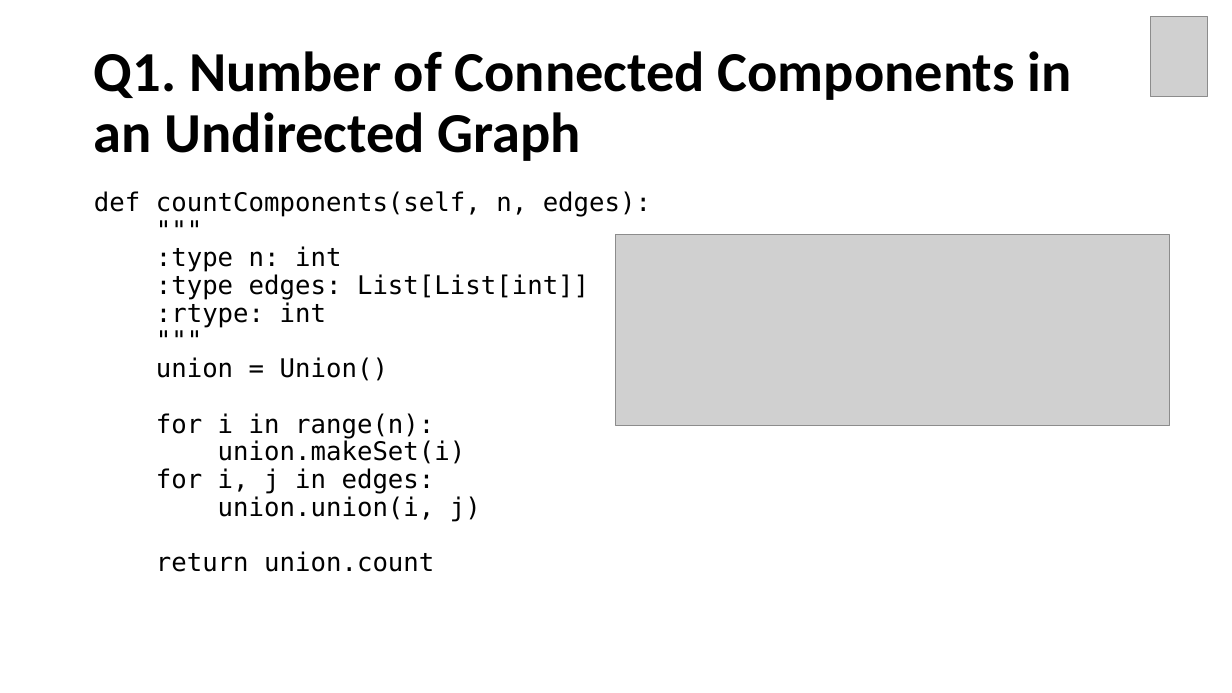
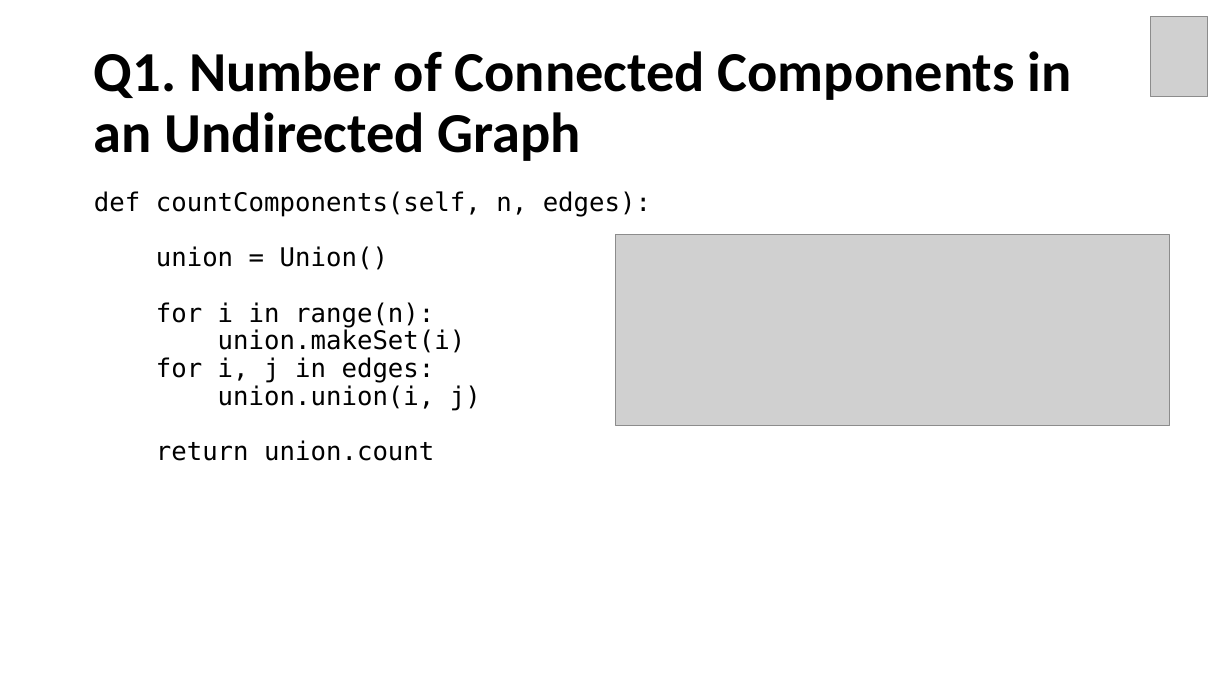
Before and after one commit to Neo-Hao/union-find, a slide deck: slide 46 of slides.pptx (slide 48 before the commit). Drawn at 1232x693 pixels with LibreOffice and Linux fonts; fonts in the diff are those of the drawing; grey boxes stand for pictures. Boxes give left, top, right and bottom in pixels: in the first picture for what was removed or moved away, otherwise in the second. Text is boxed around its words. In the diff, an @@ line names an element or a change of style, - is before the commit and + after.

```diff
--- a/slides.pptx
+++ b/slides.pptx
@@ text at [156, 246, 589, 327]: paragraphs removed @@
-"""
-:type n: int
-:type edges: List[List[int]]
-:rtype: int
-"""
```
Also in this commit, not shown: 33 other slides changed, 6 slides added, 10 slides removed.
